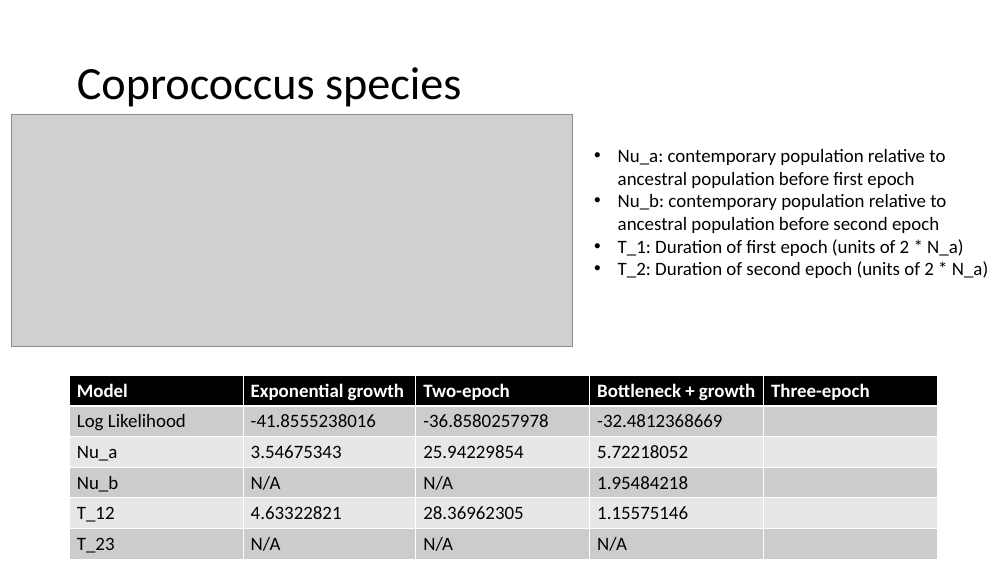
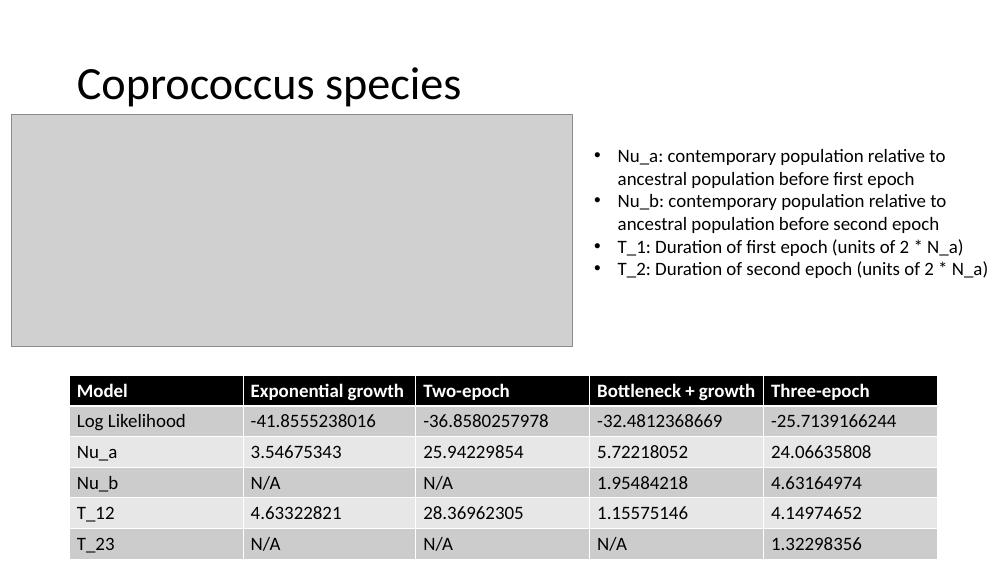
Before and after one commit to jon-mah/demo_for_ccgb, a slide deck: slide 16 of Summary/20210217_demo_for_ccgb_rotation_update.pptx. Drawn at 1008x567 pixels with LibreOffice and Linux fonts; fonts in the diff are those of the drawing; grey boxes stand for pictures. Boxes give left, top, right and bottom in pixels: in the first picture for what was removed or moved away, otherwise in the second. Text is boxed around its words. In the diff, an @@ line names an element or a change of style, - is before the commit and + after.

```diff
--- a/Summary/20210217_demo_for_ccgb_rotation_update.pptx
+++ b/Summary/20210217_demo_for_ccgb_rotation_update.pptx
@@ table at (70, 375, 938, 559) @@
-row 2, column 5: 
+row 2, column 5: -25.7139166244
-row 3, column 5: 
+row 3, column 5: 24.06635808
-row 4, column 5: 
+row 4, column 5: 4.63164974
-row 5, column 5: 
+row 5, column 5: 4.14974652
-row 6, column 5: 
+row 6, column 5: 1.32298356
```
Also in this commit, not shown: 3 other slides changed, 3 other files.
